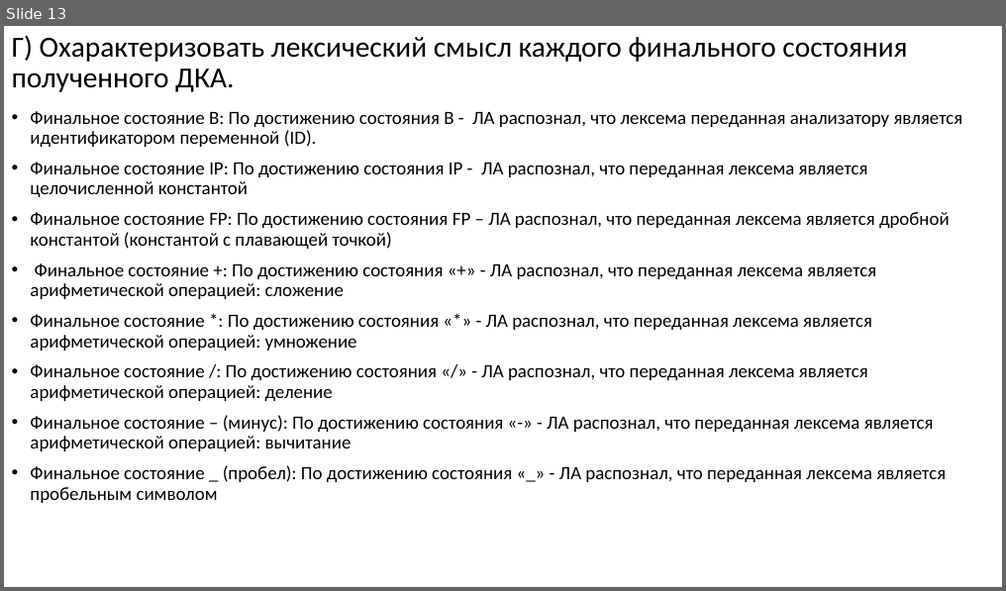
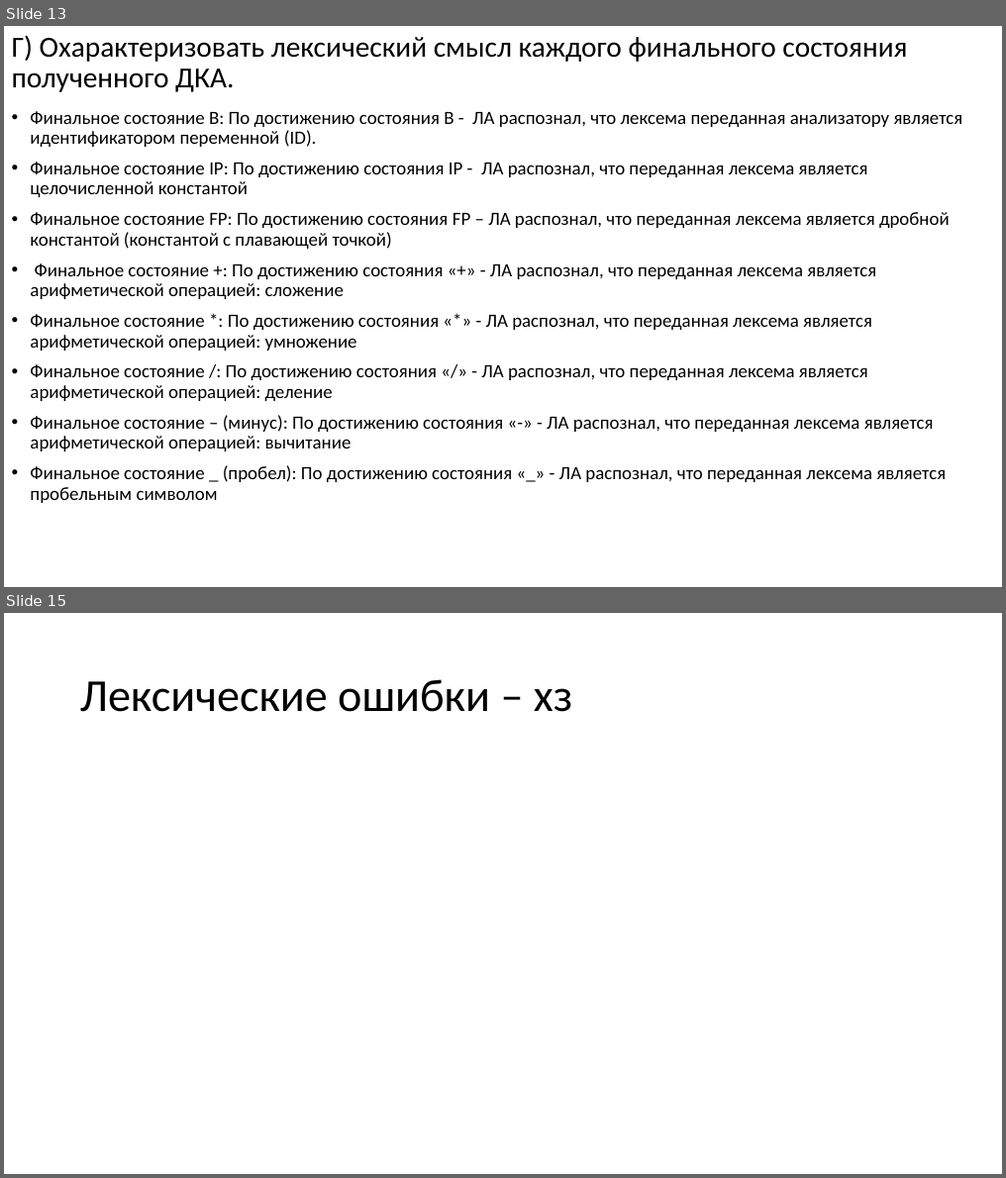
Before and after one commit to goddamnteam/korzun, a slide deck: task5.pptx. Shown one above the other, each under a label of ours: slide 13 before the commit, slides 13 and 15 after it; the slides between them are not shown. The pictures are 1006x591 and 1006x1178 pixels, drawn with LibreOffice and Linux fonts; fonts in the diff are those of the drawing. Boxes give left, top, right and bottom in pixels: in the first picture for what was removed or moved away, otherwise in the second. Text is boxed around its words. In the diff, an @@ line names an element or a change of style, - is before the commit and + after.

```diff
--- a/task5.pptx
+++ b/task5.pptx
@@ slide 15 added at bbox=[4, 613, 1002, 1174], background #FFFFFF @@
@@ title added at bbox=[80, 679, 572, 712], 44 pt, text #000000 @@
+Лексические ошибки – хз
```
Also in this commit, not shown: 2 slides changed.
